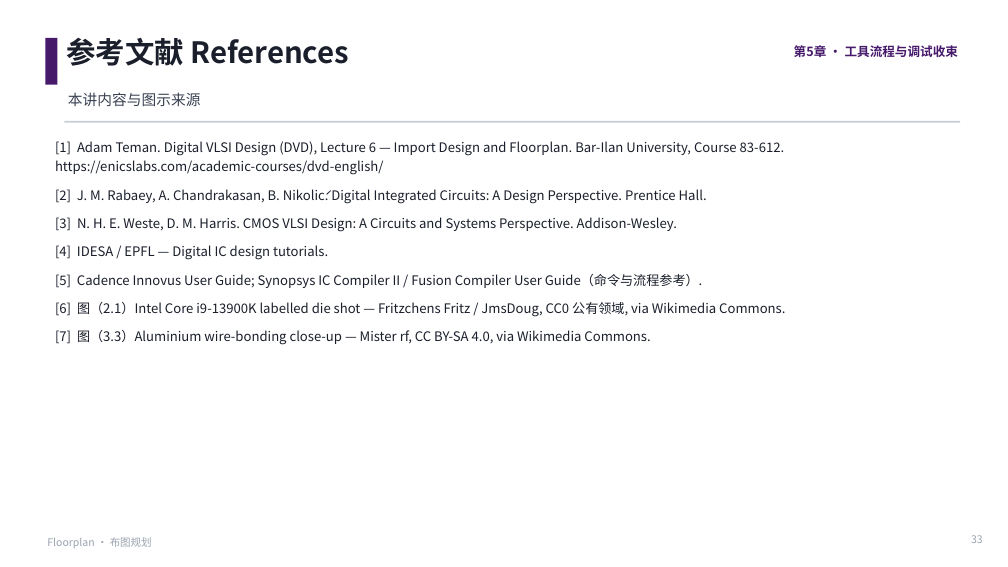
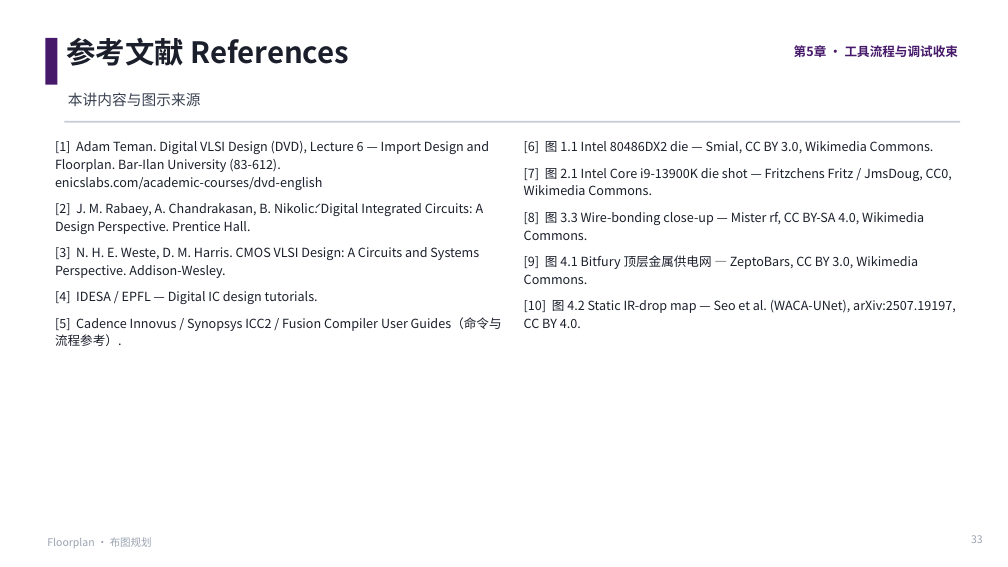
Before and after one commit to JinChengZ18/IC_Learning_Material, a slide deck: slide 33 of IC_Backend_Notes/slides/05_Floorplan.pptx. Drawn at 1008x567 pixels with LibreOffice and Linux fonts; fonts in the diff are those of the drawing. Boxes give left, top, right and bottom in pixels: in the first picture for what was removed or moved away, otherwise in the second. Text is boxed around its words. In the diff, an @@ line names an element or a change of style, - is before the commit and + after.

```diff
--- a/IC_Backend_Notes/slides/05_Floorplan.pptx
+++ b/IC_Backend_Notes/slides/05_Floorplan.pptx
@@ text at (55, 141, 490, 190): text changed; size 12.5 to 12 pt @@
-[1] Adam Teman. Digital VLSI Design (DVD), Lecture 6 — Import Design and Floorplan. Bar-Ilan University, Course 83-612. https://enicslabs.com/academic-courses/dvd-english/
+[1] Adam Teman. Digital VLSI Design (DVD), Lecture 6 — Import Design and Floorplan. Bar-Ilan University (83-612). enicslabs.com/academic-courses/dvd-english
@@ text added at (524, 141, 956, 328), 12 pt, text #1A1F2B @@
+[6] 图 1.1 Intel 80486DX2 die — Smial, CC BY 3.0, Wikimedia Commons.
+[7] 图 2.1 Intel Core i9-13900K die shot — Fritzchens Fritz / JmsDoug, CC0, Wikimedia Commons.
+[8] 图 3.3 Wire-bonding close-up — Mister rf, CC BY-SA 4.0, Wikimedia Commons.
+[9] 图 4.1 Bitfury 顶层金属供电网 — ZeptoBars, CC BY 3.0, Wikimedia Commons.
+[10] 图 4.2 Static IR-drop map — Seo et al. (WACA-UNet), arXiv:2507.19197, CC BY 4.0.
@@ text at (55, 203, 484, 304): size 12.5 to 12 pt in "[2] J. M. Rabaey, A. Chandrakasan, B. ...", "[3] N. H. E. Weste, D. M. ...", "[4] IDESA / EPFL — Digital IC ..."; line spacing 1.2 to 1.18; less space between paragraphs @@
@@ text at (55, 317, 502, 346): text changed; size 12.5 to 12 pt @@
-[5] Cadence Innovus User Guide; Synopsys IC Compiler II / Fusion Compiler User Guide（命令与流程参考）.
-[6] 图（2.1）Intel Core i9-13900K labelled die shot — Fritzchens Fritz / JmsDoug, CC0 公有领域, via Wikimedia Commons.
-[7] 图（3.3）Aluminium wire-bonding close-up — Mister rf, CC BY-SA 4.0, via Wikimedia Commons.
+[5] Cadence Innovus / Synopsys ICC2 / Fusion Compiler User Guides（命令与流程参考）.
```
Also in this commit, not shown: 3 other slides changed, 10 other files.
